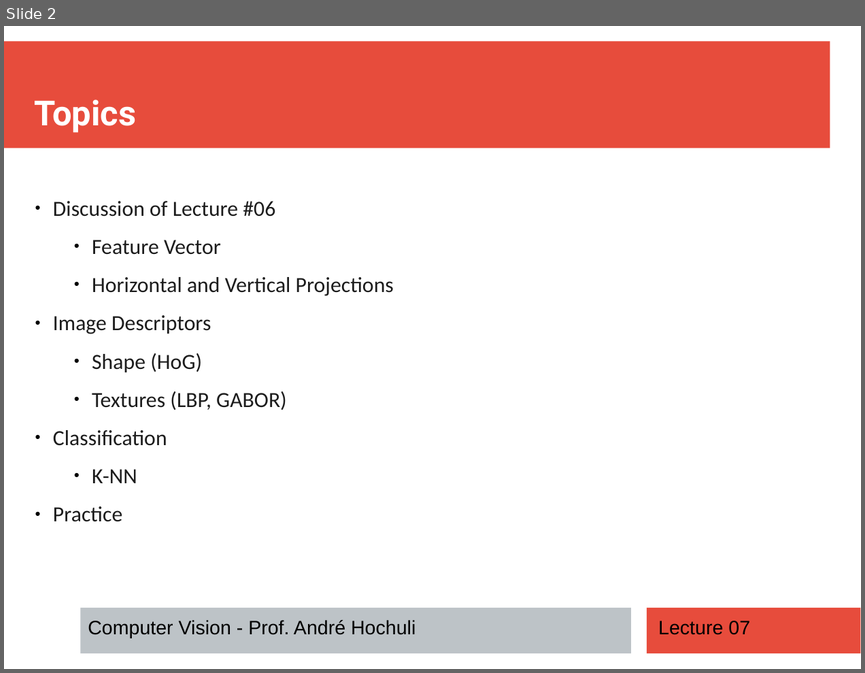
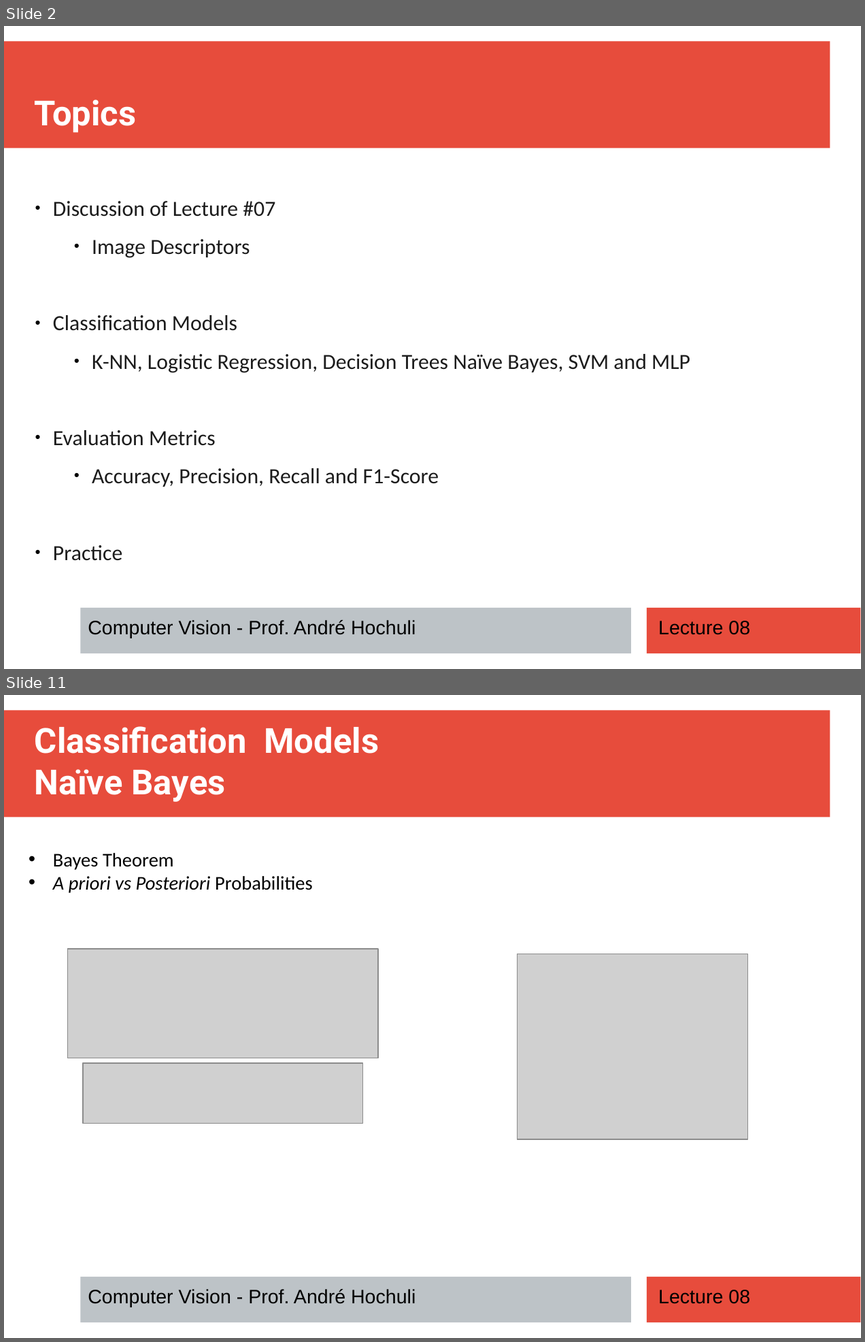
Before and after one commit to andrehochuli/teaching, a slide deck: ComputerVision/Lecture 08 - Classification/Lecture 08 - Classification.pptx. Shown one above the other, each under a label of ours: slide 2 before the commit, slides 2 and 11 after it; the slides between them are not shown. The pictures are 865x673 and 865x1342 pixels, drawn with LibreOffice and Linux fonts; fonts in the diff are those of the drawing; grey boxes stand for pictures. Boxes give left, top, right and bottom in pixels: in the first picture for what was removed or moved away, otherwise in the second. Text is boxed around its words. In the diff, an @@ line names an element or a change of style, - is before the commit and + after.

```diff
--- a/ComputerVision/Lecture 08 - Classification/Lecture 08 - Classification.pptx
+++ b/ComputerVision/Lecture 08 - Classification/Lecture 08 - Classification.pptx
@@ slide 11 added at [4,695,861,1338], background #FFFFFF; not listed: 3 template elements that a slide beside it also shows @@
@@ text added at [35,726,379,802], 32 pt, text #FFFFFF, bold @@
+Classification Models
+Naïve Bayes
@@ text added at [53,853,313,893], 18 pt, text #000000 @@
+• Bayes Theorem
+• A priori vs Posteriori Probabilities
@@ picture added at [68,949,378,1057] @@
@@ picture added at [517,954,748,1140] @@
@@ picture added at [84,1063,363,1123] @@
@@ text added at [88,1289,415,1307], 18 pt, text #000000 @@
+Computer Vision - Prof. André Hochuli
@@ text added at [658,1289,750,1304], 18 pt, text #000000 @@
+Lecture 08
@@ slide 2 changed as well @@
@@ text "Discussion of Lecture #07" at [53,201,690,560]: list level 1 to 2 in "Image Descriptors" @@
@@ text at [53,201,275,216]: text changed @@
-● Discussion of Lecture #06
-  ● Feature Vector
-  ● Horizontal and Vertical Projections
+● Discussion of Lecture #07
@@ text at [53,315,690,486]: text changed @@
-  ● Shape (HoG)
-  ● Textures (LBP, GABOR)
-● Classification
-  ● K-NN
+● Classification Models
+  ● K-NN, Logistic Regression, Decision Trees Naïve Bayes, SVM and MLP
+● Evaluation Metrics
+  ● Accuracy, Precision, Recall and F1-Score
@@ text at [658,620,750,635]: text changed @@
-Lecture 07
+Lecture 08
```
Also in this commit, not shown: 3 other slides changed, 18 other slides added, 5 slides removed.
